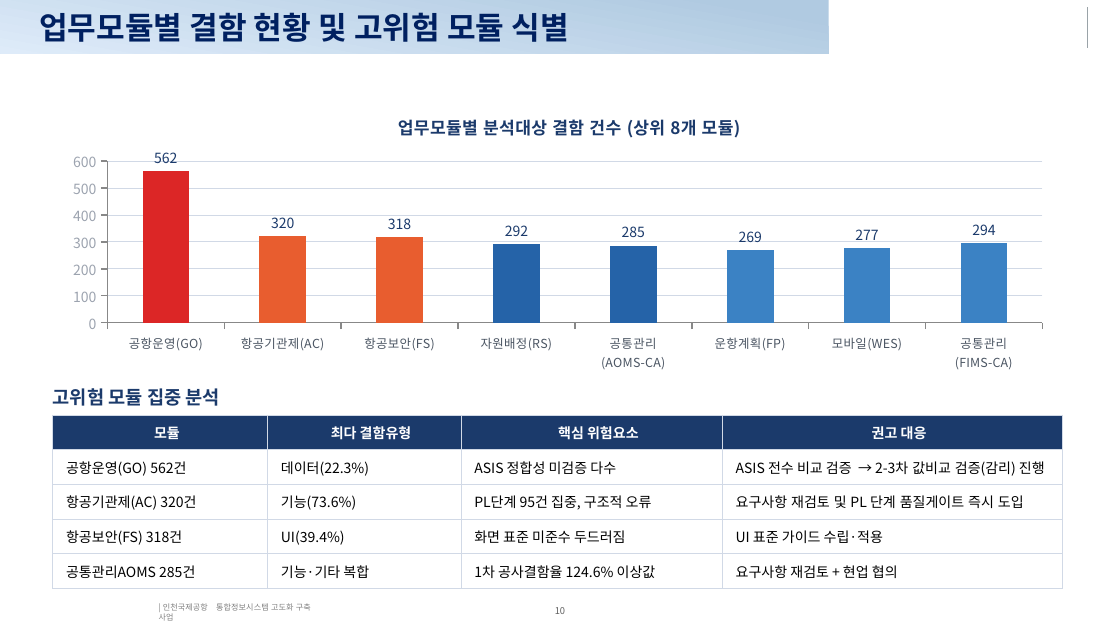
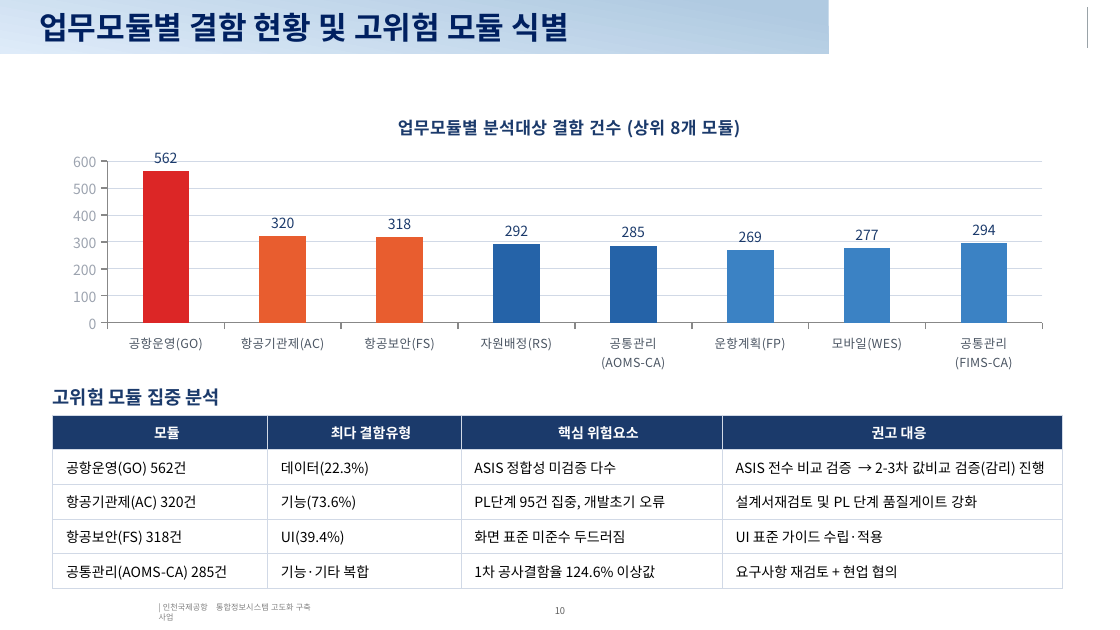
Before and after one commit to kechristal/iiac, a slide deck: slide 10 of 결함분석_종합보고서_최종.pptx. Drawn at 1120x630 pixels with LibreOffice and Linux fonts; fonts in the diff are those of the drawing; background and template pictures are left out. Boxes give left, top, right and bottom in pixels: in the first picture for what was removed or moved away, otherwise in the second. Text is boxed around its words. In the diff, an @@ line names an element or a change of style, - is before the commit and + after.

```diff
--- a/결함분석_종합보고서_최종.pptx
+++ b/결함분석_종합보고서_최종.pptx
@@ table at bbox=[53, 416, 1063, 589] @@
-row 3, column 3: PL단계 95건 집중, 구조적 오류
+row 3, column 3: PL단계 95건 집중, 개발초기 오류
-row 3, column 4: 요구사항 재검토 및 PL 단계 품질게이트 즉시 도입
+row 3, column 4: 설계서재검토 및 PL 단계 품질게이트 강화
-row 5, column 1: 공통관리AOMS 285건
+row 5, column 1: 공통관리(AOMS-CA) 285건
```
Also in this commit, not shown: 15 other slides changed, 1 other file.
